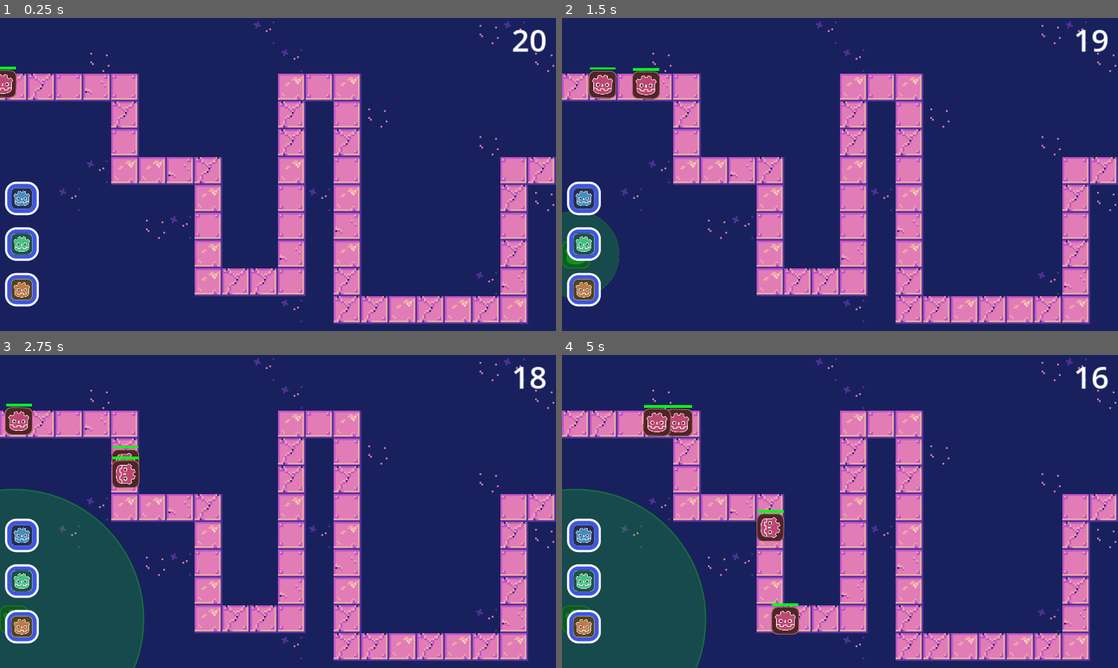
Above: before the commit, frames 1-4 (two rows, left to right).
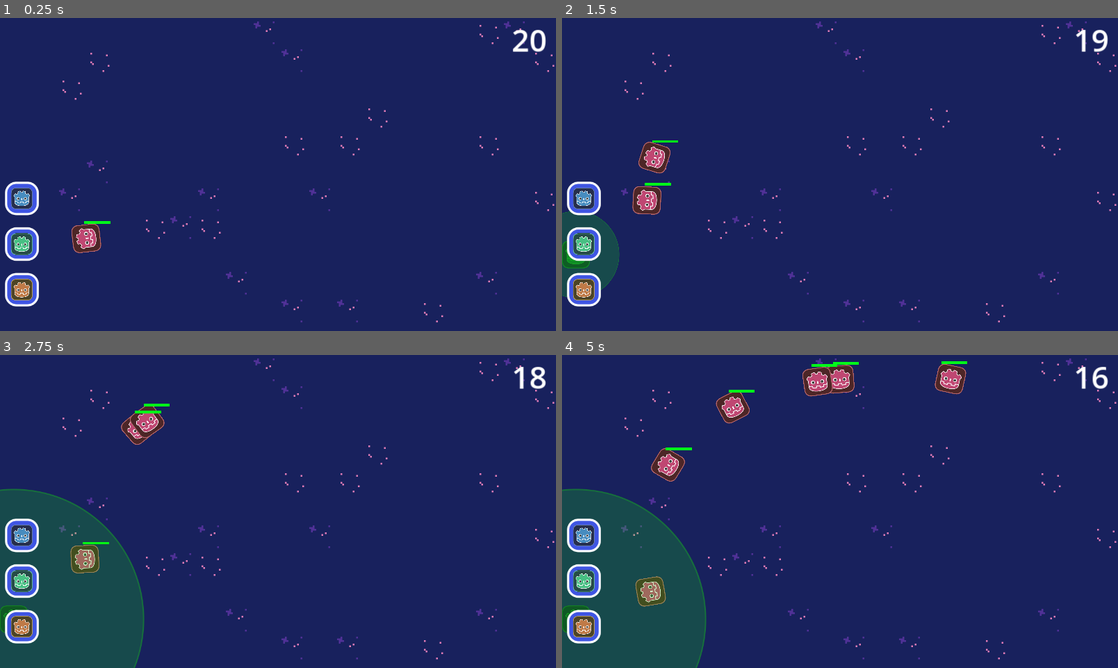
Above: after the commit, the same moments.

Repository: Galitie/20-sec-game-jam
Game: Godot game, scene res://Main.tscn
Two runs of this game, one before a commit and one after it. Both use one fixed random seed, a clock stepped at 60 frames per second and the inputs below.
Inputs (mouse positions are in pixels of both pictures, inside the frame that each line leads up to):
- Up to frame 1 (0.25 s): no input
- Up to frame 2 (1.5 s): click (584, 199) at 0.5 s; click (584, 243) at 1.25 s
- Up to frame 3 (2.75 s): click (22, 627) at 2 s
- Up to frame 4 (5 s): click (584, 536) at 2.75 s; click (584, 580) at 3.5 s; click (584, 627) at 4.25 s

The runs differ from the first frame. In frame 1, 21% of the frame differs, in the area x 0-100%, y 15-98%; in frame 2, 22%; in frame 3, 22%; in frame 4, 24%, in the area x 0-100%, y 2-98%.

Commit message:
added spiral map

Diff:
--- a/Globals.gd
+++ b/Globals.gd
@@ -9,13 +9,21 @@
 # currently they just keep looping when they reach the end of the path
 var enemy_data = [
 	{"hp": 3, "speed": 150},
-	{"hp": 10, "speed": 250},
-	{"hp": 1, "speed": 100},
-	{"hp": 5, "speed": 150},
-	{"hp": 10, "speed": 250},
+	{"hp": 3, "speed": 250},
+	{"hp": 3, "speed": 100},
+	{"hp": 3, "speed": 350},
+	{"hp": 3, "speed": 500},
 	{"hp": 3, "speed": 100},
 	{"hp": 3, "speed": 100},
+	{"hp": 3, "speed": 700},
+	{"hp": 3, "speed": 200},
+	{"hp": 3, "speed": 250},
 	{"hp": 3, "speed": 100},
+	{"hp": 3, "speed": 150},
+	{"hp": 3, "speed": 350},
+	{"hp": 3, "speed": 100},
+	{"hp": 3, "speed": 100},
+	{"hp": 3, "speed": 700},
 ]
 
 # only 3 towers available for prototype, don't add more but feel free to change the values
--- a/Main.gd
+++ b/Main.gd
@@ -7,10 +7,12 @@
 var build_tile
 
 
+
 func _ready():
 	for i in get_tree().get_nodes_in_group("build_buttons"):
 		i.pressed.connect(initiate_build_mode.bind(i.name))
 	start_enemy_wave()
+#	$BackgroundMusic.play()
 
 
 func _process(delta):
--- a/Main.tscn
+++ b/Main.tscn
@@ -6,6 +6,7 @@
 [ext_resource type="Script" path="res://Scenes/UI/UI.gd" id="4_skcve"]
 [ext_resource type="PackedScene" uid="uid://b2xbq2abl5y8g" path="res://Scenes/UI/HUD.tscn" id="5_1kwpv"]
 [ext_resource type="Script" path="res://Scenes/UI/SecondsTimer.gd" id="6_miorv"]
+[ext_resource type="AudioStream" uid="uid://ty5uo2e5kyc7" path="res://Assets/Environment/BG_Music-Atmosphere.mp3" id="7_ke4bo"]
 
 [sub_resource type="TileSetAtlasSource" id="TileSetAtlasSource_p8p36"]
 texture = ExtResource("2_ek4xb")
@@ -128,9 +129,9 @@
 
 [sub_resource type="Curve2D" id="Curve2D_l10r2"]
 _data = {
-"points": PackedVector2Array(0, 0, 0, 0, -28.9634, 151, 0, 0, 0, 0, 290.347, 156, 0, 0, 0, 0, 292.341, 351, 0, 0, 0, 0, 481.931, 351, 0, 0, 0, 0, 479.935, 611, 0, 0, 0, 0, 674.514, 611, 0, 0, 0, 0, 672.518, 160, 0, 0, 0, 0, 805.231, 160, 0, 0, 0, 0, 797.248, 675, 0, 0, 0, 0, 1188.4, 675, 0, 0, 0, 0, 1184.41, 349, 0, 0, 0, 0, 1313.14, 351)
+"points": PackedVector2Array(85.4111, 500.067, -85.4111, -500.067, 231.63, 544, 0, 0, 0, 0, 697.78, 54, -37.1952, -396.945, 37.1952, 396.945, 1160.03, 359, 0, 0, 0, 0, 708.507, 660, -13.776, 233.082, 13.776, -233.082, 383.762, 444, 0, 0, 0, 0, 675.35, 253, 6.88799, -128.548, -6.88799, 128.548, 1018.62, 400, 0, 0, 0, 0, 728.012, 554, 13.776, 108.772, -13.776, -108.772, 557.35, 451, 0, 0, 0, 0, 781.648, 380)
 }
-point_count = 12
+point_count = 10
 
 [node name="Main" type="Node2D"]
 script = ExtResource("1_bjdl2")
@@ -161,13 +162,12 @@
 tile_set = SubResource("TileSet_aa16g")
 format = 2
 layer_0/name = "Path"
-layer_0/tile_data = PackedInt32Array(131072, 458753, 3, 131073, 458753, 3, 131074, 131073, 2, 131075, 393217, 3, 131076, 131073, 2, 196612, 458753, 3, 262148, 131073, 2, 327684, 524289, 3, 327685, 524289, 3, 327686, 393217, 3, 327687, 458753, 3, 393223, 524289, 3, 458759, 131073, 2, 524295, 524289, 3, 589831, 524289, 3, 589832, 458753, 3, 589833, 458753, 3, 131082, 524289, 3, 196618, 458753, 3, 262154, 458753, 3, 327690, 524289, 3, 393226, 131073, 2, 458762, 131073, 2, 524298, 393217, 3, 589834, 131073, 2, 131083, 131073, 2, 131084, 524289, 3, 196620, 131073, 2, 262156, 458753, 3, 327692, 131073, 2, 393228, 524289, 3, 458764, 393217, 3, 524300, 524289, 3, 589836, 458753, 3, 655372, 458753, 3, 655373, 458753, 3, 655374, 524289, 3, 655375, 458753, 3, 655376, 524289, 3, 655377, 458753, 3, 327698, 131073, 2, 393234, 458753, 3, 458770, 131073, 2, 524306, 458753, 3, 589842, 393217, 3, 655378, 524289, 3, 327699, 458753, 3, 196607, 524289, 3, 327700, 131073, 2)
 
 [node name="TowerContainer" type="Node2D" parent="."]
 
 [node name="EnemyPath" type="Path2D" parent="."]
-position = Vector2(-2.97403, 0)
-scale = Vector2(1.00216, 1)
+position = Vector2(-33.5176, 0)
+scale = Vector2(1.02542, 1)
 curve = SubResource("Curve2D_l10r2")
 
 [node name="CanvasLayer" type="CanvasLayer" parent="."]
@@ -185,3 +185,6 @@
 size_flags_horizontal = 8
 theme_override_font_sizes/font_size = 71
 script = ExtResource("6_miorv")
+
+[node name="BackgroundMusic" type="AudioStreamPlayer" parent="."]
+stream = ExtResource("7_ke4bo")
--- a/Scenes/Enemies/EnemyLogic.gd
+++ b/Scenes/Enemies/EnemyLogic.gd
@@ -31,4 +31,3 @@
 
 func _on_button_pressed():
 	on_hit(1)
-	print("ouchie!")
Not shown, added: Assets/Environment/BG_Music-Atmosphere.mp3.import
Not shown: 1 places in Main.tscn that only renumber resources
Not shown, added: Assets/Environment/BG_Music-Atmosphere.mp3
